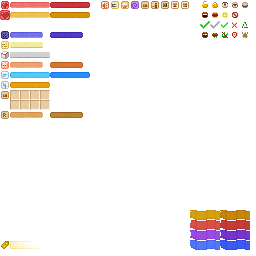
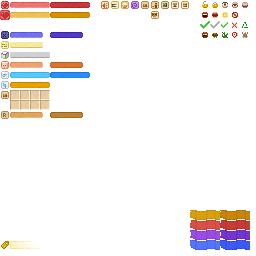
Layers edited between the first and the second w=256, h=256 image:
added layer "驯服" above "标签 - 黄 拷贝" over [151, 11, 159, 19]
